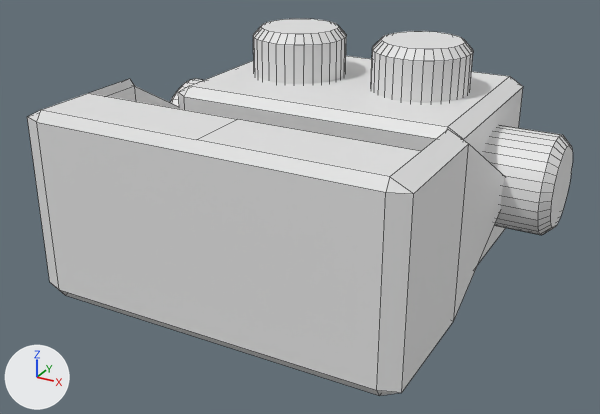
A saved change to the Blender file Assets/Prefabs/FBX/Scruw.blend.
Both versions are drawn from a 50 mm lens placed at (2.35, -5.03, 2.08), pointed at (-0.02, -0.71, -0.08). Every picture has the same lights, and +X, +Y and +Z are marked at lower left. Mesh edges are drawn as thin lines.

Names of what the first picture shows: 'Cheen', 'Eye_1', 'Eye_2', 'Head', 'ear_1', 'ear_2'.
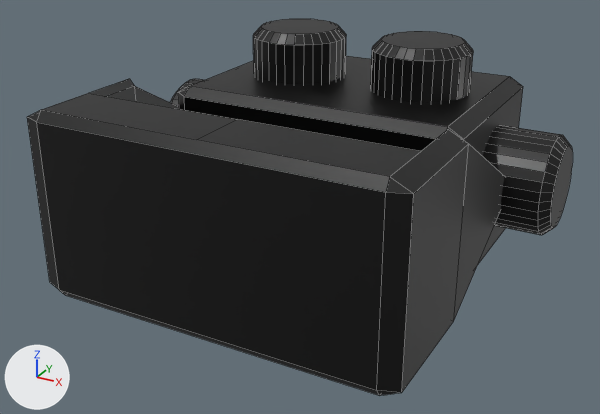
Where the change shows, as pixel boxes [x1, y1, x2, y2] in the pictures (600 x 414 px):
'Cheen', recoloured, surface changed (grey to black)
    both: [27, 79, 505, 396]
'Head', recoloured (white to black)
    both: [178, 56, 523, 264]
'ear_2', recoloured (white to grey)
    both: [483, 125, 573, 235]
'Eye_2', recoloured (white to grey)
    both: [371, 31, 473, 103]
'Eye_1', recoloured, surface changed (white to grey)
    both: [253, 19, 346, 84]
'ear_1', recoloured (white to grey)
    both: [170, 79, 203, 106]

The change, as a list of edits to the scene's bpy script:
```text
Add img_railsfull_png:
    img_railsfull_png = load_image('RailsFull.png', '../../Textures/RailsFull.png', 2048, 2048, 'sRGB')
Add mat_material:
    mat_material = principled_material('Material')
    mat_material.texture = img_railsfull_png
    mat_material.roughness = 0.4
Change me_cube:
    where me_cube.from_pydata(...)  # 24 vertices, 26 faces; spans x -1.0..1.0, y -1.0..1.0, z -1.0..1.0
    add me_cube.materials.append(mat_material)  # picture img_railsfull_png
Change me_cylinder:
    where me_cylinder.from_pydata(...)  # 96 vertices, 66 faces; spans x -1.0..1.0, y -1.0..1.0, z -1.0..1.19
    add me_cylinder.materials.append(mat_material)  # picture img_railsfull_png
Change me_cylinder_001:
    where me_cylinder_001.from_pydata(...)  # 96 vertices, 66 faces; spans x -1.0..1.0, y -1.0..1.0, z -1.0..1.19
    used by ob_eye_1; parent = ob_head; location = (-0.434, 0.038, 0.526); scale = (0.324, 0.324, 0.324)
    me_cylinder_001 part 1: texture (UV) coordinates of 66 of 66 faces, centred in x -0.99..0.99, y -0.99..0.99, z -1.0..1.19, changed; they spanned u 0.0..1.0, v 0.01..1.0 and now span u 0.7..0.8, v 0.38..0.48
    add me_cylinder_001.materials.append(mat_material)  # picture img_railsfull_png
Change me_cylinder_002:
    where me_cylinder_002.from_pydata(...)  # 96 vertices, 66 faces; spans x -1.0..1.0, y -1.0..1.0, z -1.0..1.19
    add me_cylinder_002.materials.append(mat_material)  # picture img_railsfull_png
Change me_cylinder_003:
    where me_cylinder_003.from_pydata(...)  # 96 vertices, 66 faces; spans x -1.0..1.0, y -1.0..1.0, z -1.0..1.19
    add me_cylinder_003.materials.append(mat_material)  # picture img_railsfull_png
Change me_cube_001:
    where me_cube_001.from_pydata(...)  # 44 vertices, 43 faces; spans x -1.0..1.0, y -1.0..3.1, z -1.0..1.0
    used by ob_cheen; parent = ob_head; location = (0.0, -1.444, 0.131); scale = (1.16, 0.422, 0.588)
    me_cube_001 part 2: texture (UV) coordinates of 43 of 43 faces, centred in x -1.0..1.0, y -1.0..3.05, z -1.0..1.0, changed; they spanned u 0.12..0.86, v 0.0..1.0 and now span u 0.34..0.45, v 0.52..0.63
    add me_cube_001.materials.append(mat_material)  # picture img_railsfull_png
```
